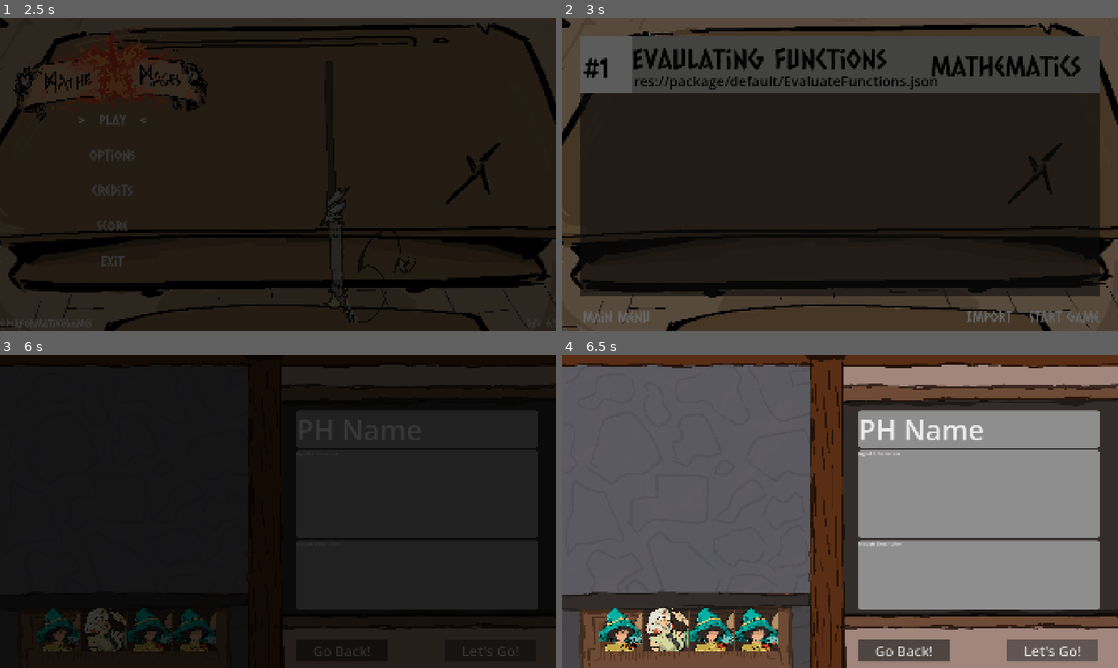
Above: before the commit, frames 1-4 (two rows, left to right).
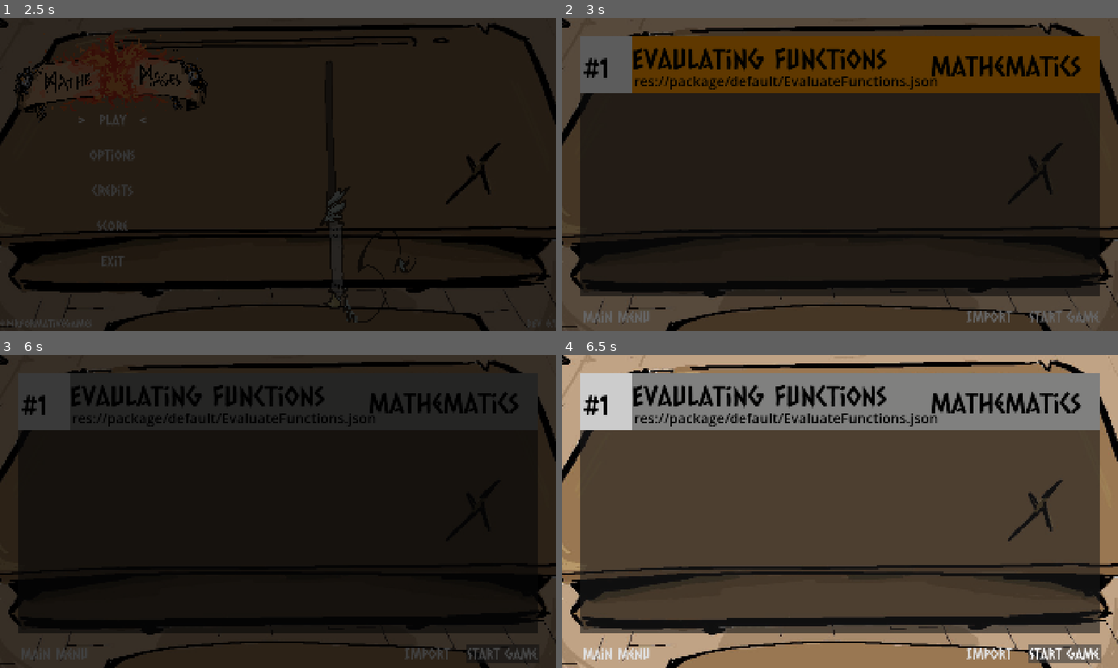
Above: after the commit, the same moments.

Repository: JMSal08/Mathemages
Game: Godot game, scene res://scenes/splash/studio_splash.tscn
Same seed, same stepped clock (60 frames per second), same inputs: the game is played once before the commit and once after it.
Inputs (mouse positions are in pixels of both pictures, inside the frame that each line leads up to):
- Up to frame 1 (2.5 s): tap Enter at 0.5 s; move the mouse to (400, 158) at 0.52 s; click (400, 158) at 0.67 s; move the mouse to (166, 190) at 1.27 s; click (166, 190) at 1.42 s; click "Play" at 2 s
- Up to frame 2 (3 s): click "#1" at 2.75 s
- Up to frame 3 (6 s): click "Start Game" at 3.5 s; click "Start Game" at 4.25 s; click "Go Back!" at 5 s; click "Let's Go!" at 5.75 s
- Up to frame 4 (6.5 s): no input

Frame 1 is identical in both runs. In frame 2, 13% of the frame differs, in the area x 12-97%, y 5-24%; in frame 3, 19%; in frame 4, 94%, in the area x 0-100%, y 0-100%.

Commit message:
Polishing

Diff:
--- a/scenes/misc/selection_list_item.tscn
+++ b/scenes/misc/selection_list_item.tscn
@@ -4,7 +4,7 @@
 [ext_resource type="Script" uid="uid://byky56schudcc" path="res://scripts/misc/selection_list_item.gd" id="1_s8aos"]
 
 [sub_resource type="StyleBoxFlat" id="StyleBoxFlat_jpx6t"]
-bg_color = Color(0.578394, 0.583627, 0.56991893, 1)
+bg_color = Color(0.5764706, 0.58431375, 0.5686275, 0)
 border_width_left = 175
 
 [node name="SelectionListItem" type="Button" unique_id=276075663]
@@ -22,6 +22,15 @@
 mouse_filter = 2
 mouse_default_cursor_shape = 2
 theme_override_styles/panel = SubResource("StyleBoxFlat_jpx6t")
+
+[node name="ColorRect" type="ColorRect" parent="." unique_id=2072896897]
+layout_mode = 0
+offset_left = 176.0
+offset_right = 1792.0
+offset_bottom = 192.0
+mouse_filter = 2
+mouse_default_cursor_shape = 2
+color = Color(0.5019608, 0.5019608, 0.49803922, 1)
 
 [node name="RankLabel" type="Label" parent="." unique_id=1965318591]
 layout_mode = 0
--- a/scripts/game/agent_selection_page.gd
+++ b/scripts/game/agent_selection_page.gd
@@ -35,4 +35,6 @@
 
 
 func _on_back_button_pressed() -> void:
+	PackageHandler.title = ""
+	PackageHandler.path_to_file = ""
 	TransitionScene.change_scene_to_file("res://scenes/selection_page.tscn")
--- a/scripts/misc/selection_list_item.gd
+++ b/scripts/misc/selection_list_item.gd
@@ -1,6 +1,8 @@
 extends Button
 class_name SelectionItem
 
+@onready var PanelNode = $Panel
+@onready var ColorRectNode = $ColorRect
 @onready var RankLabel = $RankLabel
 @onready var TitleLabel = $TitleLabel
 @onready var FilePathLabel = $FilePathLabel
@@ -23,3 +25,6 @@
 	print("pressed selectionlistitem")
 	PackageHandler.title = TitleLabel.text
 	PackageHandler.path_to_file = FilePathLabel.text
+	ColorRectNode.set_color(Color("d27d00"))
+	await get_tree().create_timer(0.25).timeout
+	ColorRectNode.set_color(Color("808080"))
--- a/scripts/selection_page.gd
+++ b/scripts/selection_page.gd
@@ -38,5 +38,8 @@
 
 
 func _on_start_game_btn_pressed() -> void:
-	PackageHandler.load_questions("placeholder")
-	TransitionScene.change_scene_to_file("res://scenes/game/agentSelection_page.tscn")
+	if PackageHandler.title == "" or PackageHandler.path_to_file == "":
+		pass
+	else:
+		PackageHandler.load_questions("placeholder")
+		TransitionScene.change_scene_to_file("res://scenes/game/agentSelection_page.tscn")
